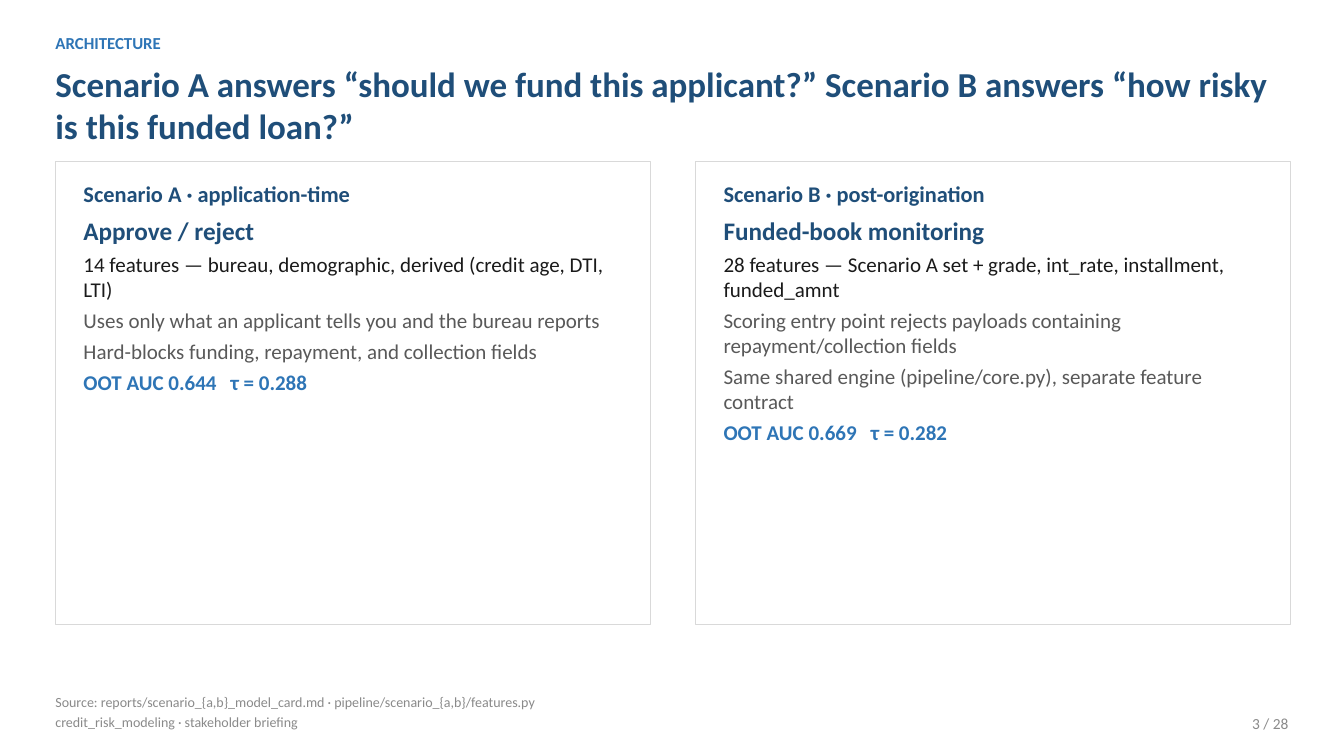
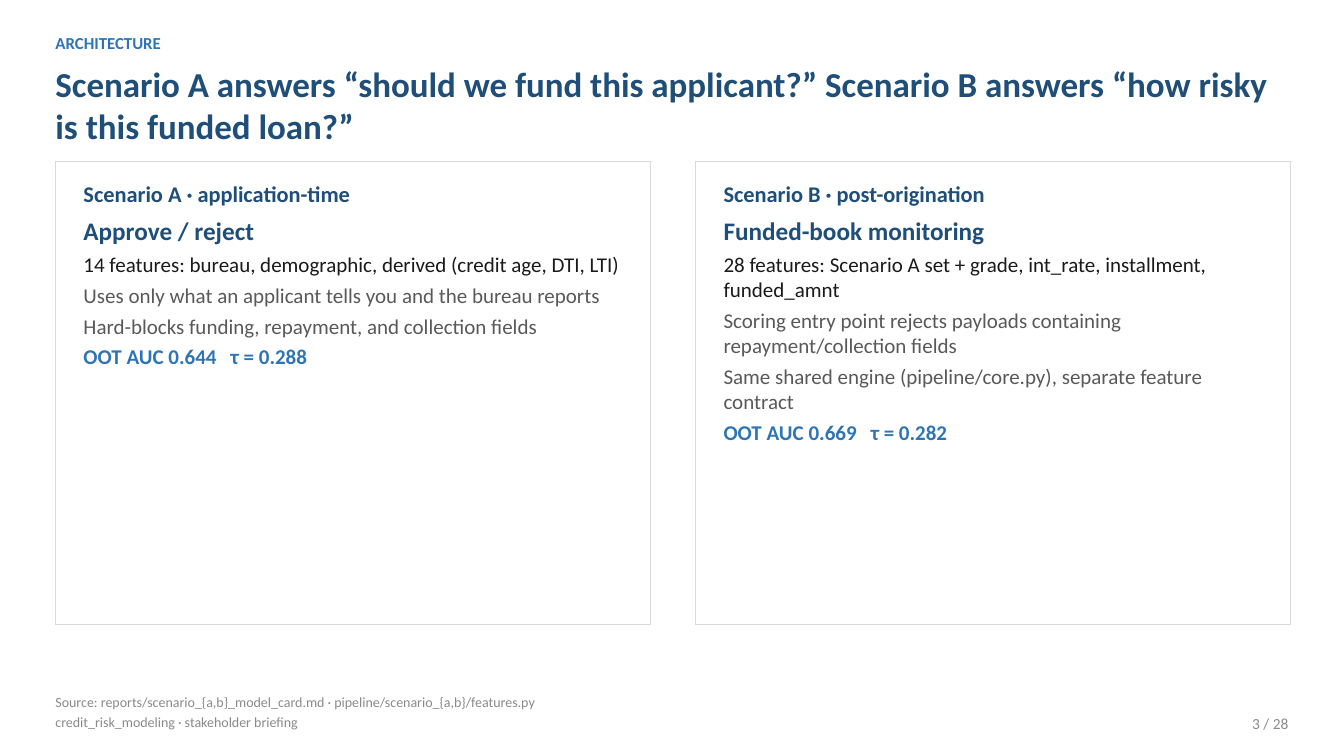
Before and after one commit to tommyalba/credit_risk_idx-partners, a slide deck: slide 3 of presentations/stakeholder_deck.pptx. Drawn at 1344x756 pixels with LibreOffice and Linux fonts; fonts in the diff are those of the drawing. Boxes give left, top, right and bottom in pixels: in the first picture for what was removed or moved away, otherwise in the second. Text is boxed around its words. In the diff, an @@ line names an element or a change of style, - is before the commit and + after.

```diff
--- a/presentations/stakeholder_deck.pptx
+++ b/presentations/stakeholder_deck.pptx
@@ text at <box>83,257,619,276</box>: text changed @@
-14 features — bureau, demographic, derived (credit age, DTI, LTI)
+14 features: bureau, demographic, derived (credit age, DTI, LTI)
@@ text at <box>724,257,1206,300</box>: text changed @@
-28 features — Scenario A set + grade, int_rate, installment, funded_amnt
+28 features: Scenario A set + grade, int_rate, installment, funded_amnt
```
Also in this commit, not shown: 23 other slides changed, 2 other files.
